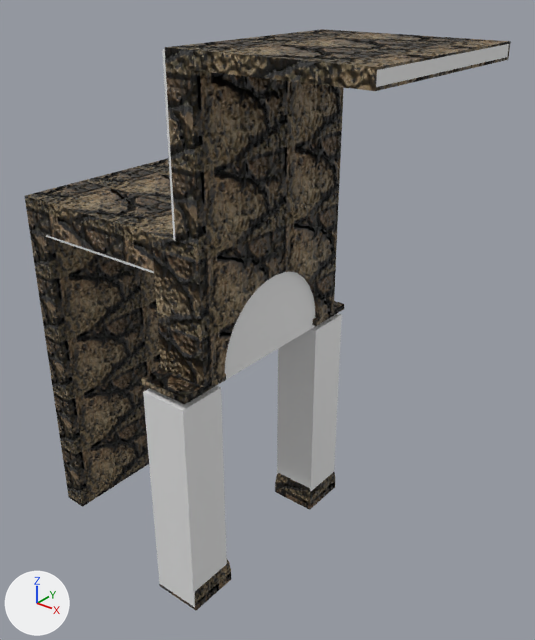
What one commit did to the glTF model 箱庭/Asset/Models/Terrains/R'lyeh/Cathedral/Rod/Rod.gltf.
The view is the same before and after, from a 50 mm lens placed at (32.5, -31.4, 44.3), pointed at (0.5, 8.7, 19.5). The axes (+X, +Y, +Z) are drawn at lower left. The lights are the same throughout. Where no turn or scale is listed for an object, it has been applied to the vertices. Vertices at the same position are counted once.

Names of what the first picture shows: 'COL.002', 'Pedestal.001'.
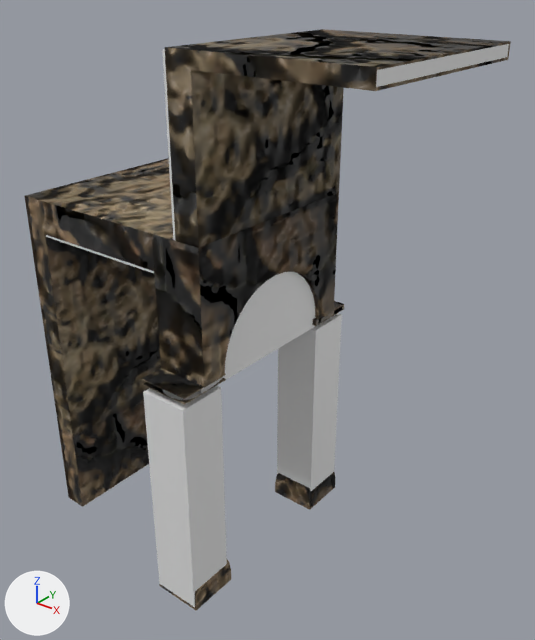
Scene script edits in JSON lines:
```json
{"block": "me_cube_001", "where": "# used by ob_pedestal_001; location = (0.0, 15.02, 0.0)"}
{"op": "remove", "block": "me_cube_001", "code": "me_cube_001.from_pydata(...)  # 1746 vertices, 3448 faces; spans x -16.0..14.0, y -17.1..2.1, z -1.0..39.8"}
{"op": "add", "block": "me_cube_001", "code": "me_cube_001.from_pydata(...)  # 1426 vertices, 2716 faces; spans x -16.0..14.0, y -17.1..2.1, z -1.0..39.8"}
{"block": "me_cube_001", "change": "me_cube_001 part 1: 160 vertices removed from x -2.1..2.1, y -2.1..2.0, z 17.9..18.1"}
{"block": "me_cube_001", "change": "me_cube_001 part 2: 160 vertices removed from x -2.1..2.1, y -17.1..-13.0, z 17.9..18.1"}
{"block": "me_cube_001", "change": "me_cube_001 part 3: 2678 kept faces spanning x -16.0..14.0, y -17.1..2.1, z -1.0..39.8 get new texture (UV) coordinates"}
```

What differs and where, as boxes (x1, y1, x2, y2) in the pictures (535 x 640 px):
```json
{"part": 1, "of": "me_cube_001", "change": "deleted", "before": [312, 305, 344, 325]}
{"part": 2, "of": "me_cube_001", "change": "deleted", "before": [141, 375, 226, 404]}
{"part": 3, "of": "me_cube_001", "change": "surface changed", "before": [25, 29, 511, 610], "after": [25, 29, 511, 610]}
```
